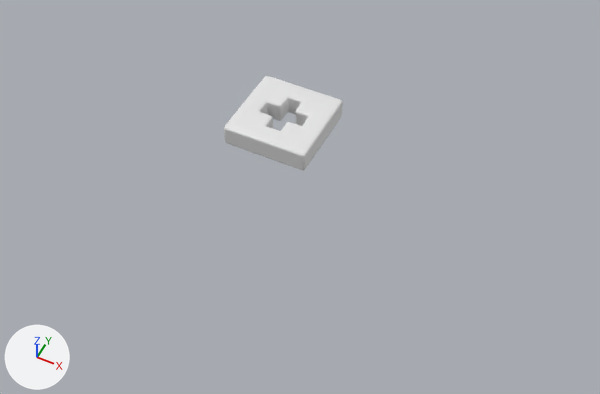
A saved change to the Blender file assets/blocks.blend.
Both versions are drawn from a camera (50 mm lens) standing at (3.24, -6.08, 6.55) and looking at (0.59, -0.79, -0.07). Every picture has the same lights, and +X, +Y and +Z are marked at lower left. The older version comes first.

In view in the first picture: 'Cross Top'.
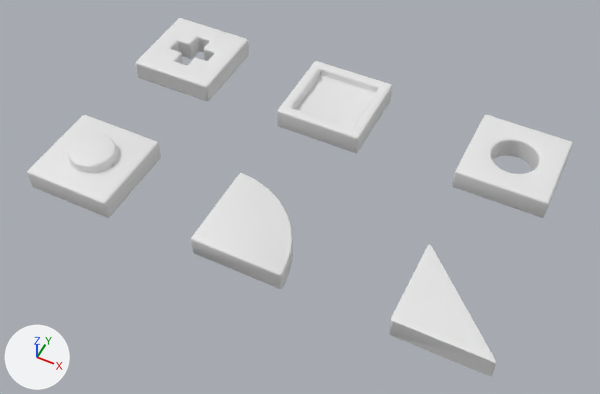
Changed parts and their boxes (x1, y1, x2, y2) in the pictures (600 x 394 px):
'Cross Top', moved: before (224, 76, 343, 170); after (135, 18, 249, 101)
'Peg Top', shown: after (27, 115, 161, 218)
'Quart Top', shown: after (191, 173, 293, 289)
'Hole Top', shown: after (452, 115, 573, 218)
'Divot Top', shown: after (277, 61, 392, 153)
'Tri Top', shown: after (389, 244, 496, 376)

The change, as a list of edits to the scene's bpy script:
```text
Change ob_quart_top:
    ob_quart_top.location: (0.0, 0.0, 0.0) -> (0.5, -1.5, 0.0)
    remove ob_quart_top.hide_set(True)
Change ob_hole_top:
    ob_hole_top.location: (0.0, 0.0, 0.0) -> (2.5, 0.5, 0.0)
    remove ob_hole_top.hide_set(True)
Change ob_divot_top:
    remove ob_divot_top.hide_set(True)
    ob_divot_top.location: (0.0, 0.0, 0.0) -> (0.4, 0.5, 0.0)
Change ob_peg_top:
    ob_peg_top.location: (0.0, 0.0, 0.0) -> (-1.5, -1.5, 0.0)
    remove ob_peg_top.hide_set(True)
Change ob_tri_top:
    remove ob_tri_top.hide_set(True)
    ob_tri_top.location: (0.0, 0.0, 0.0) -> (2.6, -1.5, 0.0)
Change ob_cross_top:
    ob_cross_top.location: (0.0, 0.0, 0.0) -> (-1.5, 0.5, 0.0)
```
